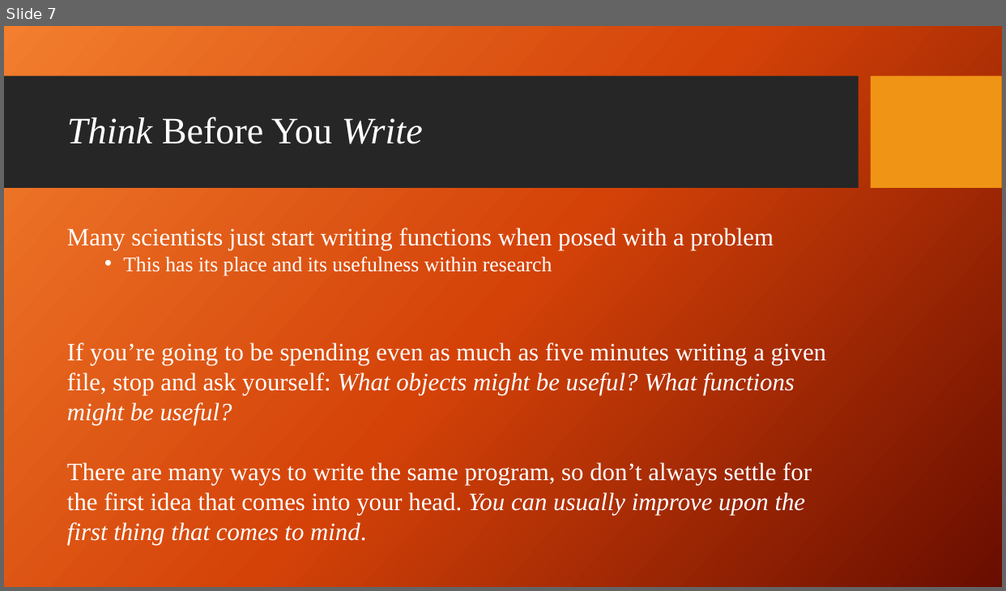
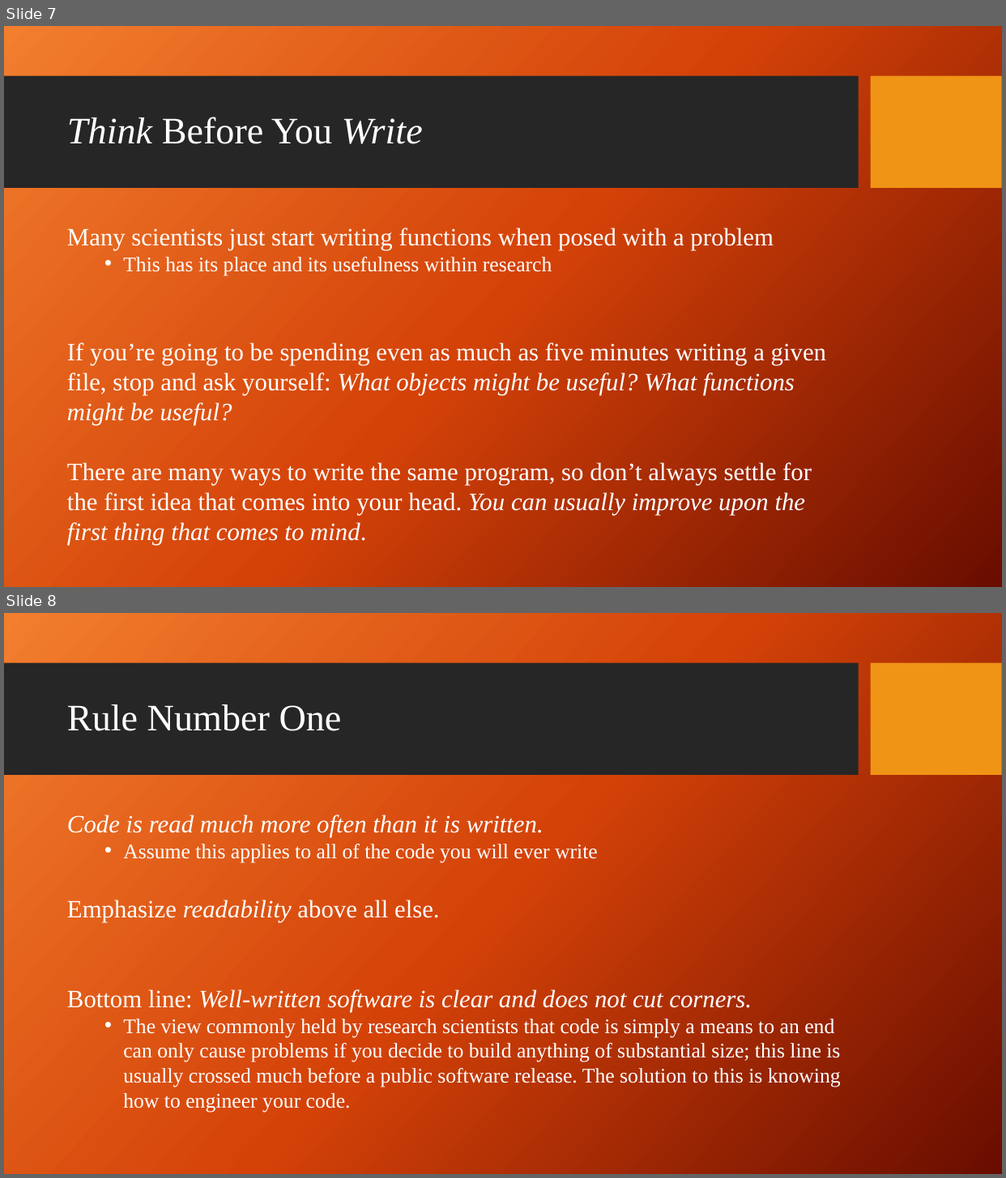
Before and after one commit to giganano/PythonBootcamp, a slide deck: slides/basicSE.pptx. Shown one above the other, each under a label of ours: slide 7 before the commit, slides 7 and 8 after it. The pictures are 1006x591 and 1006x1178 pixels, drawn with LibreOffice and Linux fonts; fonts in the diff are those of the drawing; background and template pictures are left out. Boxes give left, top, right and bottom in pixels: in the first picture for what was removed or moved away, otherwise in the second. Text is boxed around its words. In the diff, an @@ line names an element or a change of style, - is before the commit and + after.

```diff
--- a/slides/basicSE.pptx
+++ b/slides/basicSE.pptx
@@ slide 8 added at <box>4,613,1002,1174</box>, background picture (left out); not listed: 2 template elements that a slide beside it also shows @@
@@ title added at <box>67,705,342,731</box>, 36 pt, text #FFFFFF @@
+Rule Number One
@@ text added at <box>67,815,841,1113</box>, 20 pt, text #FFFFFF @@
+Code is read much more often than it is written.
+  • Assume this applies to all of the code you will ever write
+Emphasize readability above all else.
+Bottom line: Well-written software is clear and does not cut corners.
+  • The view commonly held by research scientists that code is simply a means to an end can only cause problems if you decide to build anything of substantial size; this line is usually crossed much before a public software release. The solution to this is knowing how to engineer your code.
```
Also in this commit, not shown: 2 slides changed.
